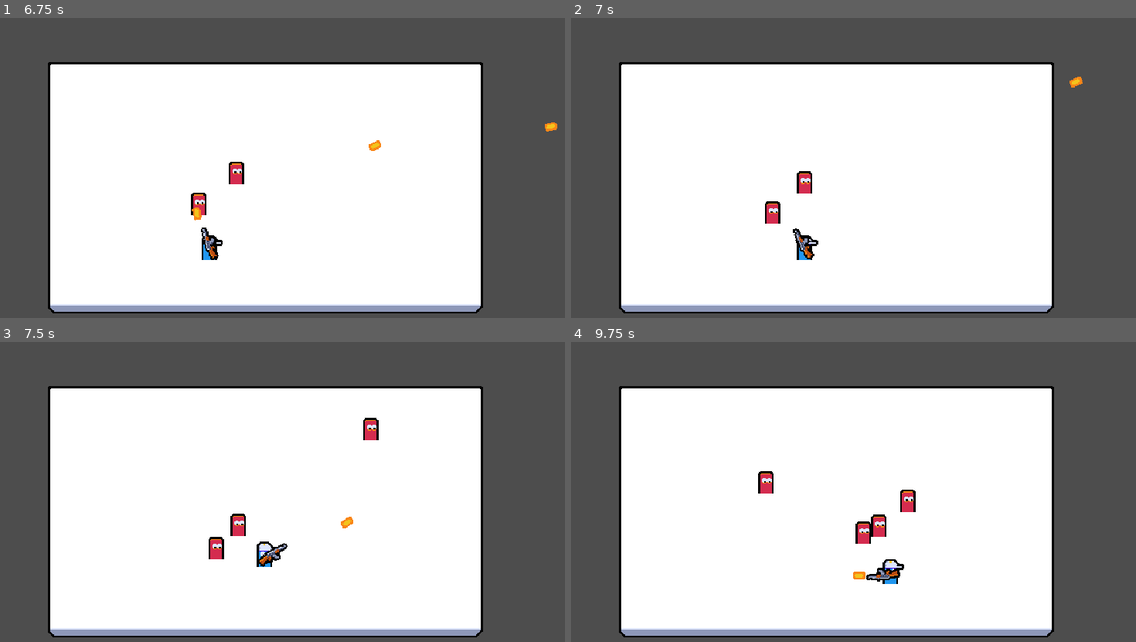
Above: before the commit, frames 1-4 (two rows, left to right).
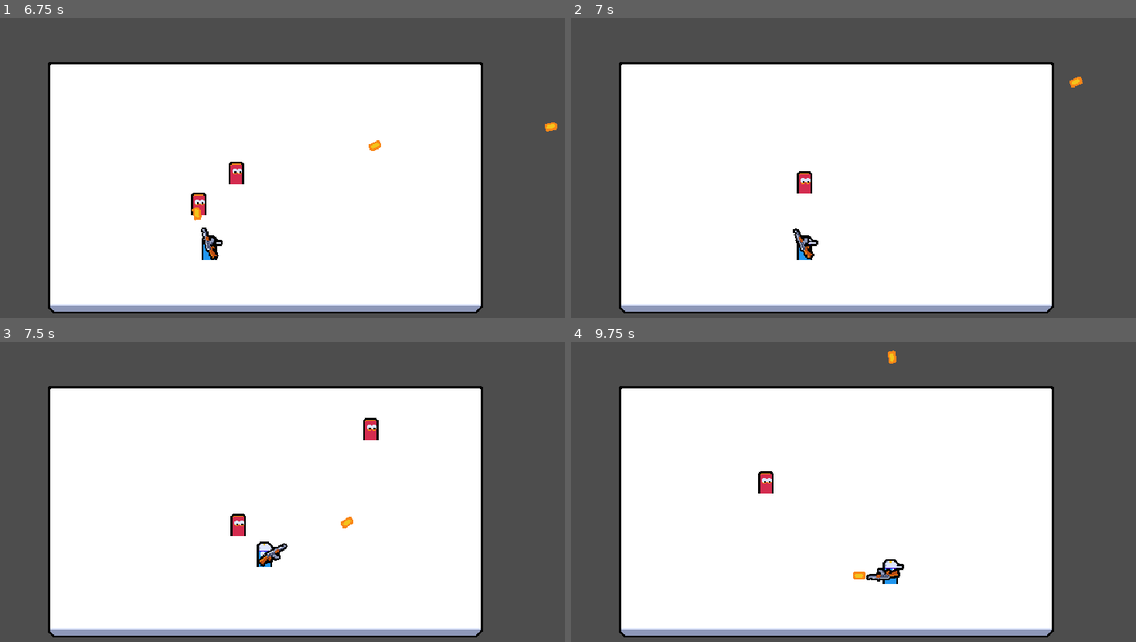
Above: after the commit, the same moments.

Repository: VictorPrazeres/2DMultiplayer
Game: Godot game, scene res://ui/main_menu/main_menu.tscn
Two runs of this game, one before a commit and one after it. Both use one fixed random seed, a clock stepped at 60 frames per second and the inputs below.
Inputs (mouse positions are in pixels of both pictures, inside the frame that each line leads up to):
- Up to frame 1 (6.75 s): tap Enter at 0.5 s; move the mouse to (401, 165) at 0.52 s; press the mouse at (401, 165) at 0.53 s; hold D (move_right) 0.53-1.25 s; release the mouse at (401, 165) at 1.25 s; click "Host" at 1.25 s; tap Space at 2 s; move the mouse to (141, 201) at 2.02 s; hold S (move_down) 2.03-2.78 s; click (141, 201) at 2.1 s; move the mouse to (327, 105) at 2.77 s; press the mouse at (327, 105) at 2.78 s; hold D (move_right) 2.78-3.53 s; move the mouse to (231, 252) at 3.52 s; release the mouse at (231, 252) at 3.53 s; hold W (move_up) 3.53-4.28 s; click (231, 252) at 3.6 s; move the mouse to (452, 234) at 4.27 s; press the mouse at (452, 234) at 4.28 s; hold A (move_left) 4.28-5.78 s; move the mouse to (79, 132) at 5.02 s; release the mouse at (79, 132) at 5.03 s; click (79, 132) at 5.1 s; move the mouse to (293, 183) at 5.77 s; press the mouse at (293, 183) at 5.78 s; hold S (move_down) 5.78-6.53 s; move the mouse to (175, 96) at 6.52 s; release the mouse at (175, 96) at 6.53 s; hold D (move_right) from 6.53 s (still down); click (175, 96) at 6.6 s
- Up to frame 2 (7 s): keep holding D (move_right)
- Up to frame 3 (7.5 s): move the mouse to (401, 489) at 7.27 s; release D (move_right) at 7.28 s; press the mouse at (401, 489) at 7.28 s; hold W (move_up) from 7.28 s (still down)
- Up to frame 4 (9.75 s): move the mouse to (712, 525) at 8.02 s; release W (move_up) at 8.03 s; release the mouse at (712, 525) at 8.03 s; hold D (move_right) 8.03-8.78 s; click (712, 525) at 8.1 s; move the mouse to (898, 429) at 8.77 s; press the mouse at (898, 429) at 8.78 s; hold S (move_down) 8.78-9.53 s; move the mouse to (802, 576) at 9.52 s; release the mouse at (802, 576) at 9.53 s; hold A (move_left) from 9.53 s (still down); click (802, 576) at 9.6 s

Frame 1 is identical in both runs. In frame 2, 0.2% of the frame differs, in the area x 34-38%, y 61-69%; in frame 3, 0.2%; in frame 4, 0.7%, in the area x 50-62%, y 2-68%.

Commit message:
feat(health): add reusable health component node
Create a standalone Health component to manage entity hit points, damage
reception, and death signals across both player and enemy characters.

Diff:
--- /dev/null
+++ b/component/health_component.gd
@@ -0,0 +1,17 @@
+class_name HealthComponent extends Node
+
+signal died
+
+@export var max_health: int = 1
+
+var current_health: int
+
+
+func _ready() -> void:
+	current_health = max_health
+
+
+func damage(amount: int):
+	current_health = clamp(current_health - amount, 0, max_health)
+	if current_health == 0:
+		died.emit()
--- /dev/null
+++ b/component/health_component.tscn
@@ -0,0 +1,6 @@
+[gd_scene load_steps=2 format=3 uid="uid://b5k0c38me5gwc"]
+
+[ext_resource type="Script" uid="uid://ckkjv76ulyqli" path="res://component/health_component.gd" id="1_x4qdk"]
+
+[node name="HealthComponent" type="Node"]
+script = ExtResource("1_x4qdk")
--- a/entities/enemy/enemy.gd
+++ b/entities/enemy/enemy.gd
@@ -1,10 +1,10 @@
 extends CharacterBody2D
 
-var current_health: int = 5
 var target_position: Vector2
 
 @onready var hurtbox: Area2D = $Hurtbox
 @onready var target_acquisition_timer: Timer = $TargetAcquisitionTimer
+@onready var health_component: HealthComponent = $HealthComponent
 
 
 func _ready() -> void:
@@ -12,6 +12,7 @@
 	target_acquisition_timer.timeout.connect(_on_target_acquisition_timer_timeout)
 
 	if is_multiplayer_authority():
+		health_component.died.connect(_on_died)
 		acquire_target()
 
 
@@ -22,9 +23,7 @@
 
 
 func handle_hit():
-	current_health -= 1
-	if current_health <= 0:
-		queue_free()
+	health_component.damage(1)
 
 
 func acquire_target():
@@ -59,3 +58,7 @@
 func _on_target_acquisition_timer_timeout():
 	if is_multiplayer_authority():
 		acquire_target()
+
+
+func _on_died():
+	queue_free()
--- a/entities/enemy/enemy.tscn
+++ b/entities/enemy/enemy.tscn
@@ -1,7 +1,8 @@
-[gd_scene load_steps=6 format=3 uid="uid://dm0754lgs1m7u"]
+[gd_scene load_steps=7 format=3 uid="uid://dm0754lgs1m7u"]
 
 [ext_resource type="Script" uid="uid://b3m16r7ng73s1" path="res://entities/enemy/enemy.gd" id="1_im2q6"]
 [ext_resource type="Texture2D" uid="uid://cbsaisnil07vn" path="res://entities/enemy/enemy_medium.png" id="1_ksmh7"]
+[ext_resource type="PackedScene" uid="uid://b5k0c38me5gwc" path="res://component/health_component.tscn" id="2_3fvr7"]
 
 [sub_resource type="SceneReplicationConfig" id="SceneReplicationConfig_im2q6"]
 properties/0/path = NodePath(".:global_position")
@@ -26,6 +27,9 @@
 wait_time = 0.2
 autostart = true
 
+[node name="HealthComponent" parent="." instance=ExtResource("2_3fvr7")]
+max_health = 2
+
 [node name="Hurtbox" type="Area2D" parent="."]
 position = Vector2(0, -12)
 collision_layer = 0
Not shown, added: component/health_component.gd.uid
